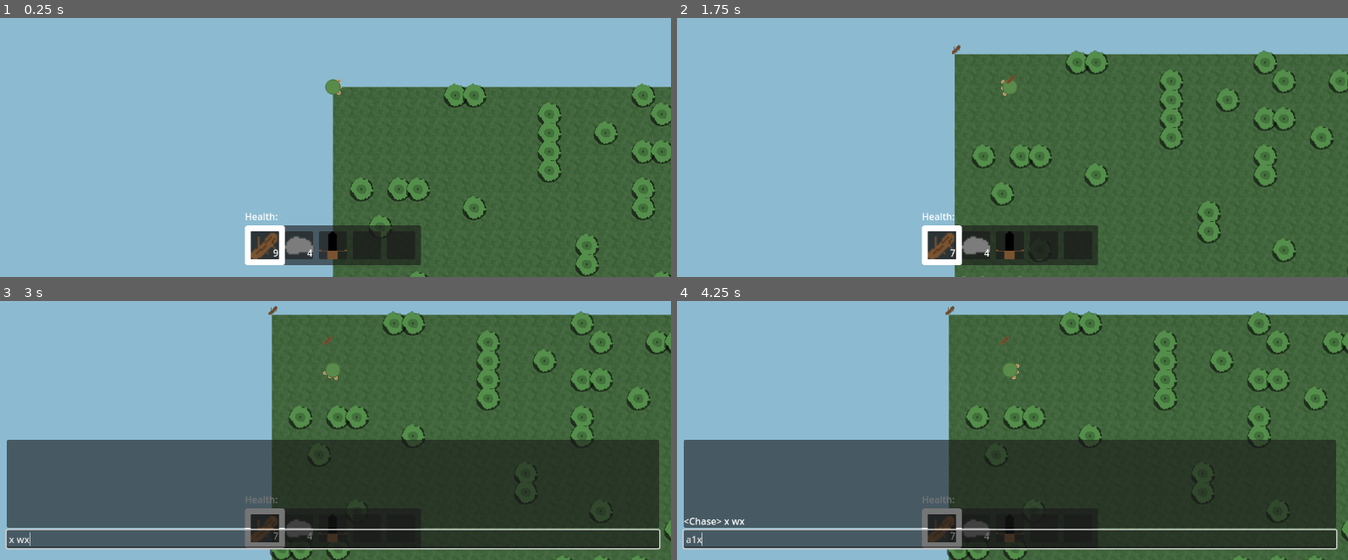
Above: before the commit, frames 1-4 (two rows, left to right).
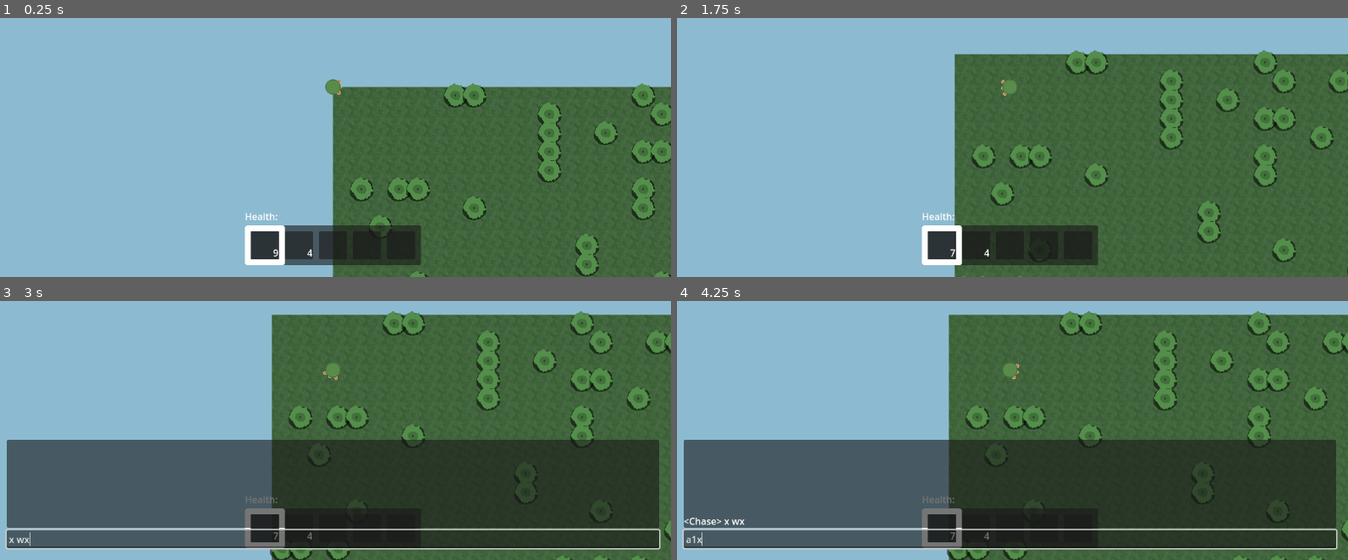
Above: after the commit, the same moments.

Repository: artmouse155/lets_survive
Game: Godot game, scene res://Scenes/WorldTest.tscn
The game is run twice, just before and just after one commit, with the same random seed, the same clock (stepped at 60 frames per second) and the same inputs.
Inputs (mouse positions are in pixels of both pictures, inside the frame that each line leads up to):
- Up to frame 1 (0.25 s): no input
- Up to frame 2 (1.75 s): tap Enter at 0.5 s; hold D (right) 0.53-1.28 s; tap X (drop) at 0.6, 1.55 s; click (1012, 87) at 0.67 s; move the mouse to (871, 106) at 1.27 s; hold S (down) from 1.28 s (still down); click (871, 106) at 1.35 s
- Up to frame 3 (3 s): move the mouse to (outside the picture) at 2.02 s; release S (down) at 2.03 s; hold D (right) 2.03-2.78 s; tap T (chat) at 2.1 s; tap X (drop) at 2.3, 2.85 s; tap Space at 2.75 s; move the mouse to (301, 446) at 2.77 s; hold W (up) from 2.78 s (still down); click (301, 446) at 2.92 s
- Up to frame 4 (4.25 s): tap Enter at 3.5 s; move the mouse to (1213, 427) at 3.52 s; release W (up) at 3.53 s; hold A (left) from 3.53 s (still down); tap 1 (select_0) at 3.6 s; tap X (drop) at 3.8 s

The runs differ from the first frame. In frame 1, 0.6% of the frame differs, in the area x 37-52%, y 82-94%; in frame 2, 0.6%, in the area x 37-52%, y 10-94%; in frame 3, 0.4%; in frame 4, 0.4%.
Error after the commit: Invalid call. Nonexistent function 'get_max_amount' in base 'Nil'. (res://Scripts/CustomResource/item.gd:28)

Commit message:
🚧(item structure) Using string items

Diff:
--- a/Scripts/CustomResource/item.gd
+++ b/Scripts/CustomResource/item.gd
@@ -1,26 +1,8 @@
 class_name Item extends Resource
-
-enum ITEM {WOOD, STONE, COOL_SWORD}
 
 enum TOOL_TYPE {NONE, FISTS, SWORD}
 
-const MAX_AMOUNTS : Dictionary[ITEM,int] = {
-	ITEM.WOOD: 10,
-	ITEM.STONE: 10,
-	ITEM.COOL_SWORD: 1
-}
-
-const TOOLS : Dictionary[ITEM, TOOL_TYPE] = {
-	ITEM.COOL_SWORD : TOOL_TYPE.SWORD
-	}
-
-const TEXTURES : Dictionary[ITEM, Texture2D] = {
-	ITEM.WOOD : preload("uid://bsifbn1s8va8o"),
-	ITEM.STONE : preload("uid://bfnhf5fvnfvc6"),
-	ITEM.COOL_SWORD : preload("uid://vdpl0cs1odtg")
-}
-
-@export var item_name : ITEM = ITEM.WOOD
+@export var item_name : String = "wood"
 @export var item_quantity : int = 1
 
 func is_full() -> bool:
@@ -29,20 +11,25 @@
 func is_depleted() -> bool:
 	return item_quantity <= 0
 
+
 func is_tool() -> bool:
 	var tool_type : TOOL_TYPE = static_tool_type(item_name)
 	return (tool_type != TOOL_TYPE.NONE)
 
-static func static_max(item : ITEM) -> int:
-	return MAX_AMOUNTS[item]
+static func _get_item_data(item : String) -> ItemData:
+	return null
 
-static func static_tool_type(item : ITEM) -> TOOL_TYPE:
-	if item in TOOLS.keys():
-		return TOOLS[item]
-	return TOOL_TYPE.NONE
+static func static_max(item : String) -> int:
+	var item_data : ItemData = _get_item_data(item)
+	return item_data.get_max_amount()
 
-static func static_texture(item: ITEM) -> Texture2D:
-	return TEXTURES[item]
+static func static_tool_type(item : String) -> TOOL_TYPE:
+	var item_data : ItemData = _get_item_data(item)
+	return item_data.get_max_amount()
+
+static func static_texture(item: String) -> Texture2D:
+	var item_data : ItemData = _get_item_data(item)
+	return item_data.get_icon()
 
 func get_tool_type() -> TOOL_TYPE:
 	return static_tool_type(item_name)
@@ -59,9 +46,9 @@
 func subtract(quantity : int) -> void:
 	item_quantity -= quantity
 
-func _init(_item_name : ITEM = ITEM.WOOD, _item_quantity : int = 1) -> void:
+func _init(_item_name : String = "wood", _item_quantity : int = 1) -> void:
 	self.item_name = _item_name
 	self.item_quantity = _item_quantity
 
 func _to_string() -> String:
-	return "{name: \"%s\" count: \"%s\"}" % [ITEM.keys()[item_name], str(item_quantity)]
+	return "{name: \"%s\" count: \"%s\"}" % [item_name, str(item_quantity)]
--- a/Scripts/CustomResource/item_data.gd
+++ b/Scripts/CustomResource/item_data.gd
@@ -8,3 +8,6 @@
 
 func get_max_amount() -> int:
 	return _max_amount
+
+func get_tool_type() -> Item.TOOL_TYPE:
+	return Item.TOOL_TYPE.NONE
--- a/Scripts/World/breakable.gd
+++ b/Scripts/World/breakable.gd
@@ -29,5 +29,5 @@
 
 
 func destroy() -> void:
-	world_item_dropped.emit(self,Item.new(Item.ITEM.WOOD,5))
+	world_item_dropped.emit(self,Item.new("wood",5))
 	queue_free()
--- a/Testing Save Data/test_player.tres
+++ b/Testing Save Data/test_player.tres
@@ -11,14 +11,12 @@
 
 [sub_resource type="Resource" id="Resource_k0qrl"]
 script = ExtResource("1_x7qvn")
-item_name = 1
 item_quantity = 4
 metadata/_custom_type_script = "uid://c4r1h1lajnqwo"
 
 [sub_resource type="Resource" id="Resource_k03ko"]
 script = ExtResource("2_78g2t")
 type = 1
-item_name = 2
 metadata/_custom_type_script = "uid://quqqiuqhb6j4"
 
 [resource]
